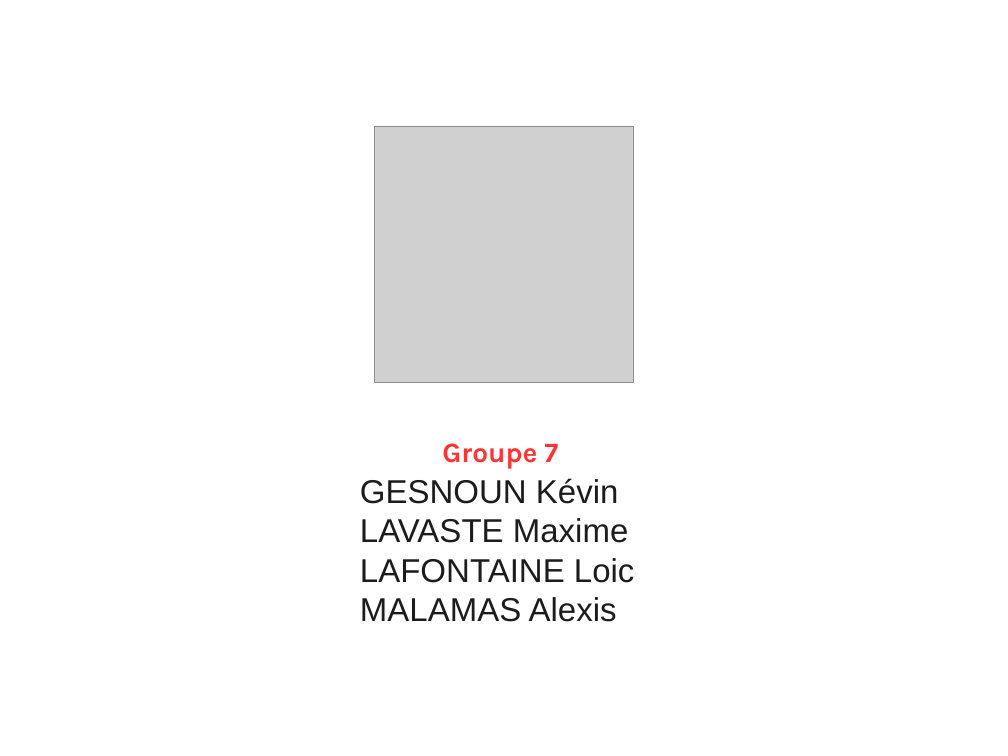
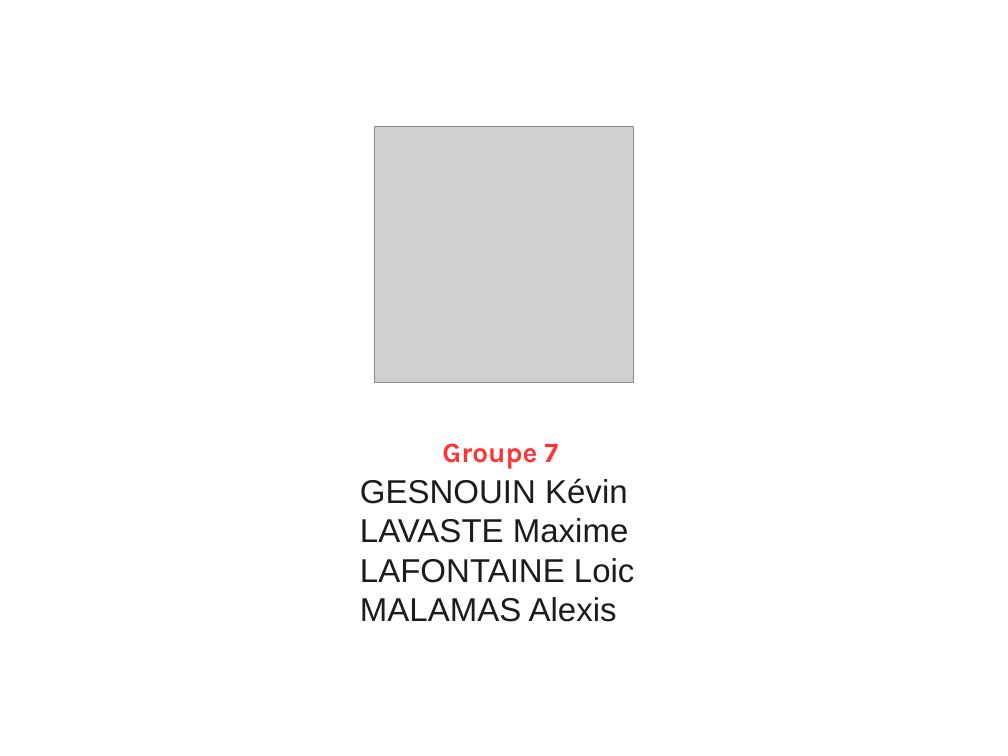
Before and after one commit to Yamihoshi/Projet-L3, a slide deck: slide 1 of Momomotus.odp. Drawn at 1008x756 pixels with LibreOffice and Linux fonts; fonts in the diff are those of the drawing; grey boxes stand for pictures; background and template pictures are left out. Boxes give left, top, right and bottom in pixels: in the first picture for what was removed or moved away, otherwise in the second. Text is boxed around its words. In the diff, an @@ line names an element or a change of style, - is before the commit and + after.

```diff
--- a/Momomotus.odp
+++ b/Momomotus.odp
@@ text at <box>360,478,635,622</box>: text changed @@
-GESNOUN Kévin
-LAVASTE Maxime
-LAFONTAINE Loic
-MALAMAS Alexis
+GESNOUIN Kévin
+LAVASTE Maxime
+LAFONTAINE Loic
+MALAMAS Alexis
```
Also in this commit, not shown: 1 other file.
